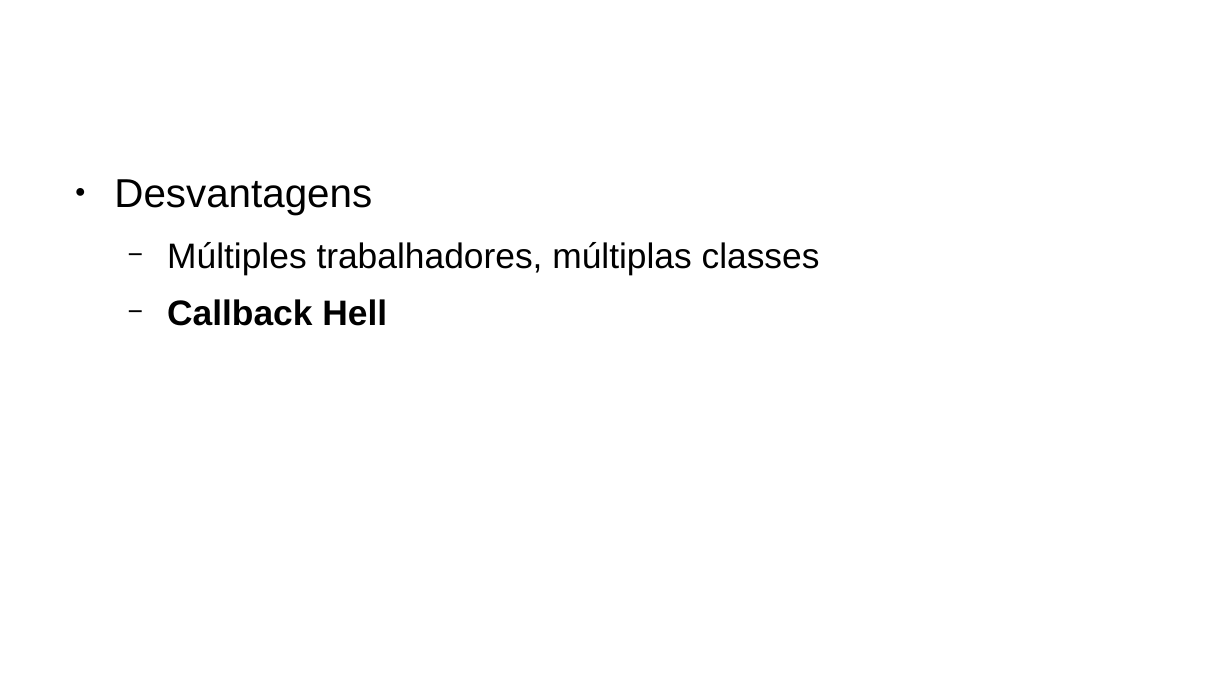
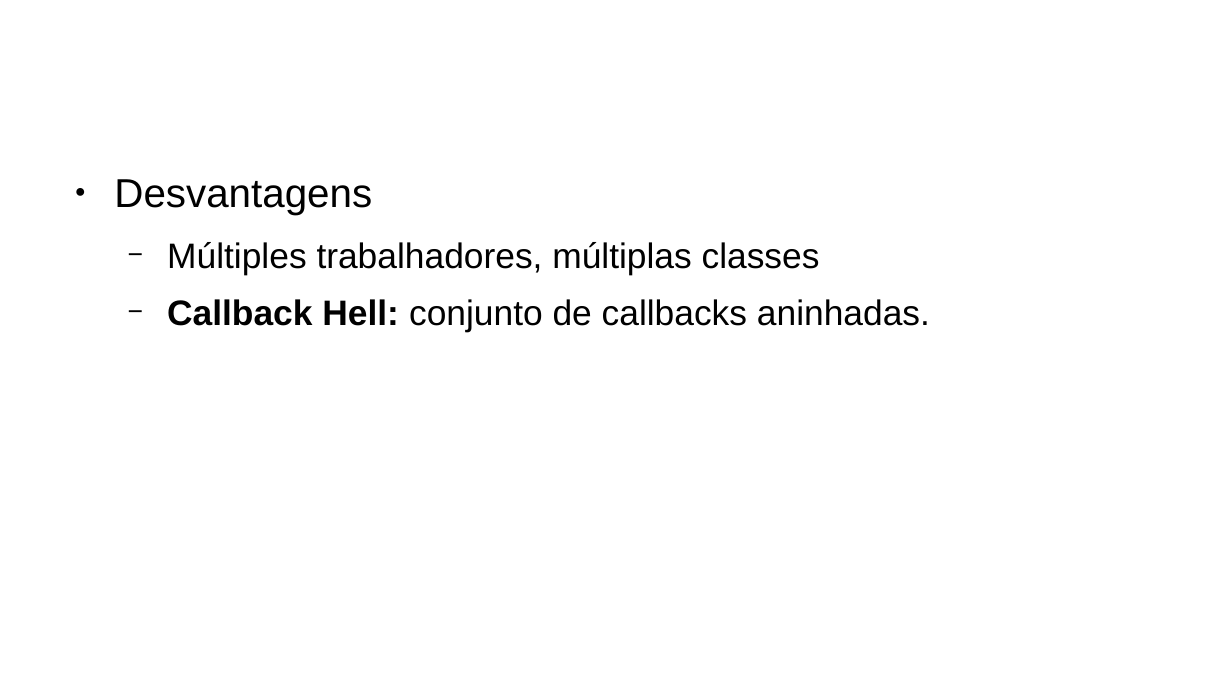
Before and after one commit to jeffersoncarvalho/DSC-2020_1, a slide deck: slide 22 of slides/tutorial/aula02.odp. Drawn at 1232x693 pixels with LibreOffice and Linux fonts; fonts in the diff are those of the drawing; background and template pictures are left out. Boxes give left, top, right and bottom in pixels: in the first picture for what was removed or moved away, otherwise in the second. Text is boxed around its words. In the diff, an @@ line names an element or a change of style, - is before the commit and + after.

```diff
--- a/slides/tutorial/aula02.odp
+++ b/slides/tutorial/aula02.odp
@@ text at (167,299,930,331): text changed; bold off @@
-  − Callback Hell
+  − Callback Hell: conjunto de callbacks aninhadas.
```
Also in this commit, not shown: 1 other slide changed, 1 slide added, 5 other files.
